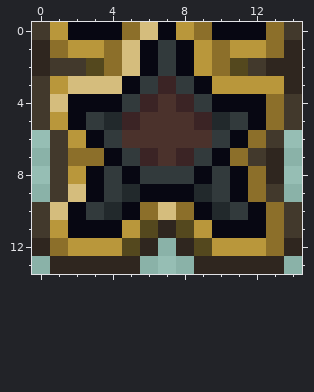
File history of a pixel-art sprite, ExampleMod/Common/UI/ResourceDisplay/FancyManaOverlay_Bottom.png. This is how it looked before the edit.
The file is 30x28 pixels, drawn in blocks of 2x2; one block is one cell here.
And afterwards:
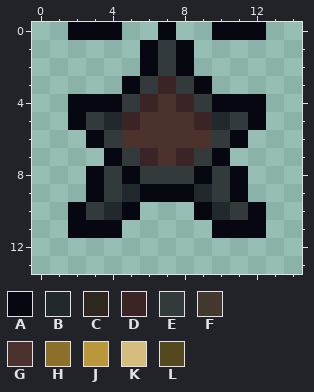
Palette (. is transparent): A #070712  B #22292c  C #2f261f  D #3b2425  E #323a3c  F #42392c  G #4b322c  H #8c6f2a  J #b9973b  K #d5bd7d  L #54481e
Edits made:
Colour C is removed in row 1 at x 0 and 14; in row 2 at x 0 and 13 to 14; in row 3 at x 14; in rows 7 to 8 at x 13; in row 11 at x 7; in row 12 at x 0, 6, 8 and 14.
Colour C is removed in row 13 at x 1 to 5 and 9 to 13.
Colour F is removed in row 0 at x 0 and 14; in row 2 at x 1 to 2 and 12; in row 3 at x 0; in rows 4 to 5 at x 0 and 14; in row 6 at x 1 and 13; in row 7 at x 1 and 12.
Colour F is removed in row 8 at x 1; in row 9 at x 1 and 13; in rows 10 to 11 at x 0 and 14.
Colour H is removed in row 0 at x 5, 9 and 13; in row 1 at x 1, 4, 10 and 13; in row 2 at x 4 and 10; in rows 4 to 5 at x 13; in row 6 at x 12; in row 7 at x 2 to 3 and 11.
Colour H is removed in rows 8 to 9 at x 12; in row 10 at x 6, 8 and 13; in row 11 at x 13; in row 12 at x 1 and 13.
Colour J is removed in row 0 at x 1 and 8; in row 1 at x 2 to 3, 9 and 11 to 12; in row 2 at x 9; in row 3 at x 1 and 10 to 13; in row 5 at x 1; in row 6 at x 2.
Colour J is removed in row 8 at x 2; in row 11 at x 1, 5 and 9; in row 12 at x 2 to 4 and 10 to 12.
Colour K is removed in row 0 at x 6; in rows 1 to 2 at x 5; in row 3 at x 2 to 4; in row 4 at x 1; in row 9 at x 2; in row 10 at x 1 and 7.
Colour L is removed in row 2 at x 3 and 11; in row 11 at x 6 and 8; in row 12 at x 5 and 9.
Pixel boxes of the changes (left, top, right, bottom) in both pictures:
erased: (32, 22, 302, 274)
